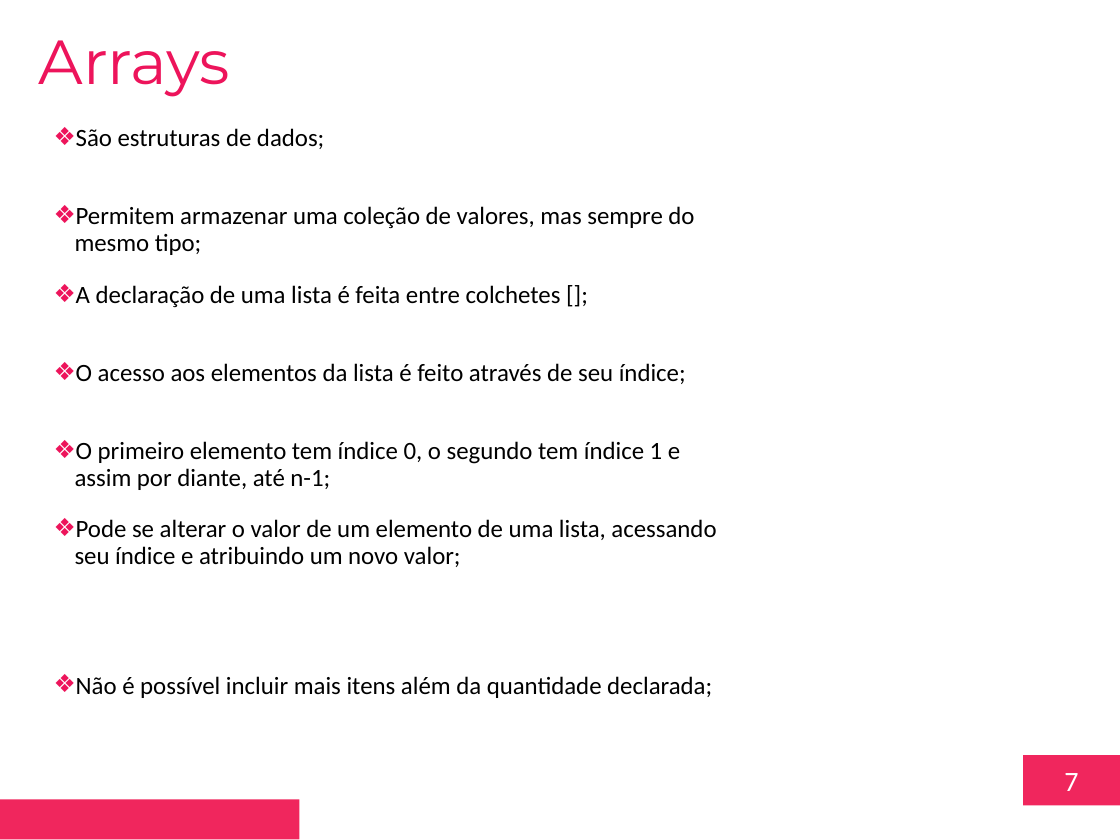
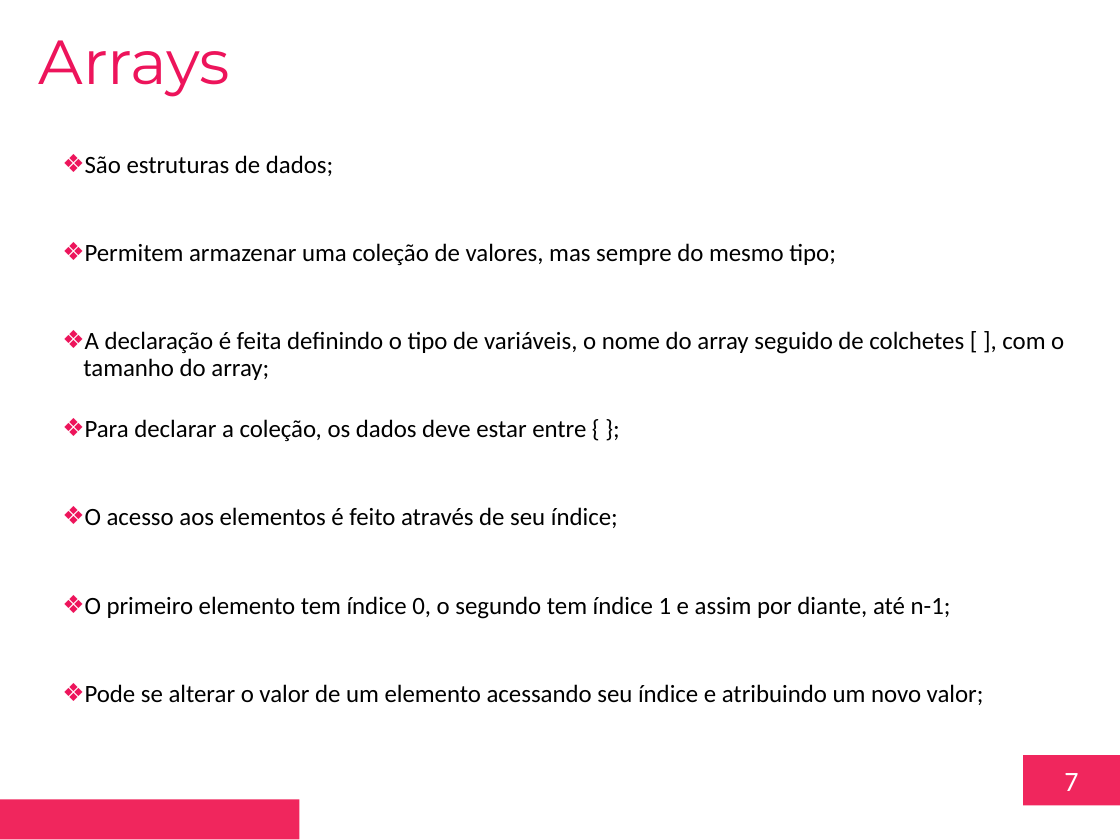
Before and after one commit to toyusan/aula-fiap-edge-computing, a slide deck: slide 7 of Aula 04/2023.03.20 Aula 04 - Interactive Traffic, Chase Effect, Interactive Chase Effect v1.pptx. Drawn at 1120x840 pixels with LibreOffice and Linux fonts; fonts in the diff are those of the drawing; background and template pictures are left out. Boxes give left, top, right and bottom in pixels: in the first picture for what was removed or moved away, otherwise in the second. Text is boxed around its words. In the diff, an @@ line names an element or a change of style, - is before the commit and + after.

```diff
--- a/Aula 04/2023.03.20 Aula 04 - Interactive Traffic, Chase Effect, Interactive Chase Effect v1.pptx
+++ b/Aula 04/2023.03.20 Aula 04 - Interactive Traffic, Chase Effect, Interactive Chase Effect v1.pptx
@@ text "São estruturas de dados;": place and size @@
-text "São estruturas de dados;" at box(76, 128, 324, 149)
+text "São estruturas de dados;" at box(85, 155, 333, 176)
@@ text "Permitem armazenar uma coleção de ..." rewrapped from box(75, 206, 694, 255) to box(85, 243, 836, 265) @@
@@ text at box(83, 331, 1064, 380): text changed @@
-❖ A declaração de uma lista é feita entre colchetes [];
+❖ A declaração é feita definindo o tipo de variáveis, o nome do array seguido de colchetes [ ], com o tamanho do array;
@@ text added at box(85, 419, 586, 442), 16 pt, text #000000 @@
+❖ Para declarar a coleção, os dados deve estar entre { };
@@ text at box(85, 507, 618, 528): text changed @@
-❖ O acesso aos elementos da lista é feito através de seu índice;
+❖ O acesso aos elementos é feito através de seu índice;
@@ text "O primeiro elemento tem índice ..." rewrapped from box(75, 441, 680, 490) to box(85, 596, 951, 619) @@
@@ text removed at box(76, 676, 712, 698) @@
-❖ Não é possível incluir mais itens além da quantidade declarada;
@@ text at box(85, 684, 984, 705): text changed @@
-❖ Pode se alterar o valor de um elemento de uma lista, acessando seu índice e atribuindo um novo valor;
+❖ Pode se alterar o valor de um elemento acessando seu índice e atribuindo um novo valor;
```
Also in this commit, not shown: 3 other slides changed, 15 slides added, 4 slides removed, 6 other files.
